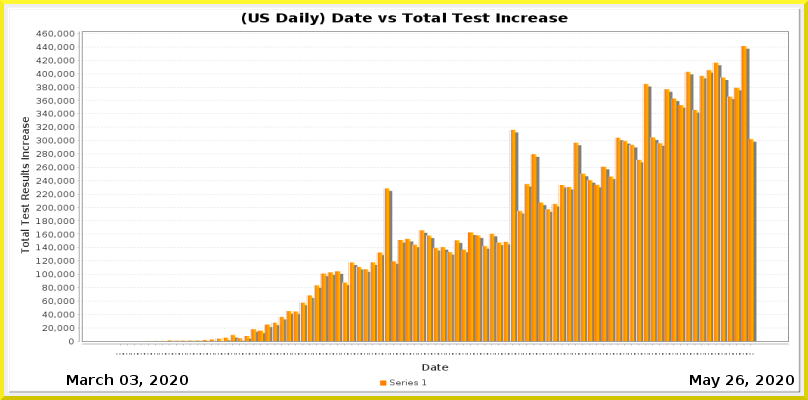
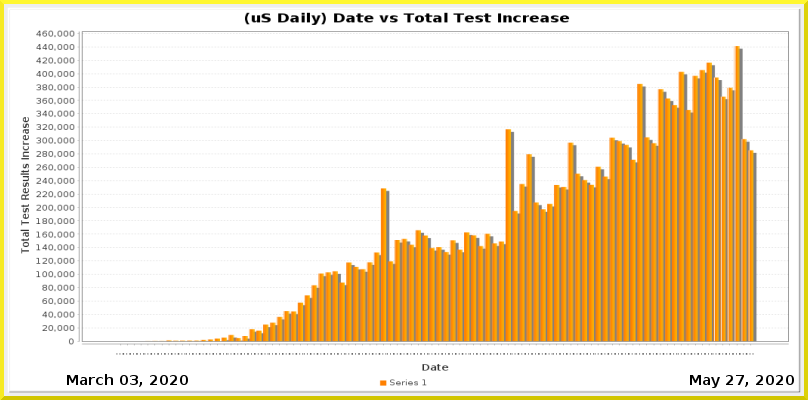
Before/after of a w=808, h=400 layered artwork. What changed in the layer stack:
painted on "Current Date" over [736, 375, 744, 385]
painted on "Date_vs_TestIncrease.png" over [20, 9, 800, 392]
